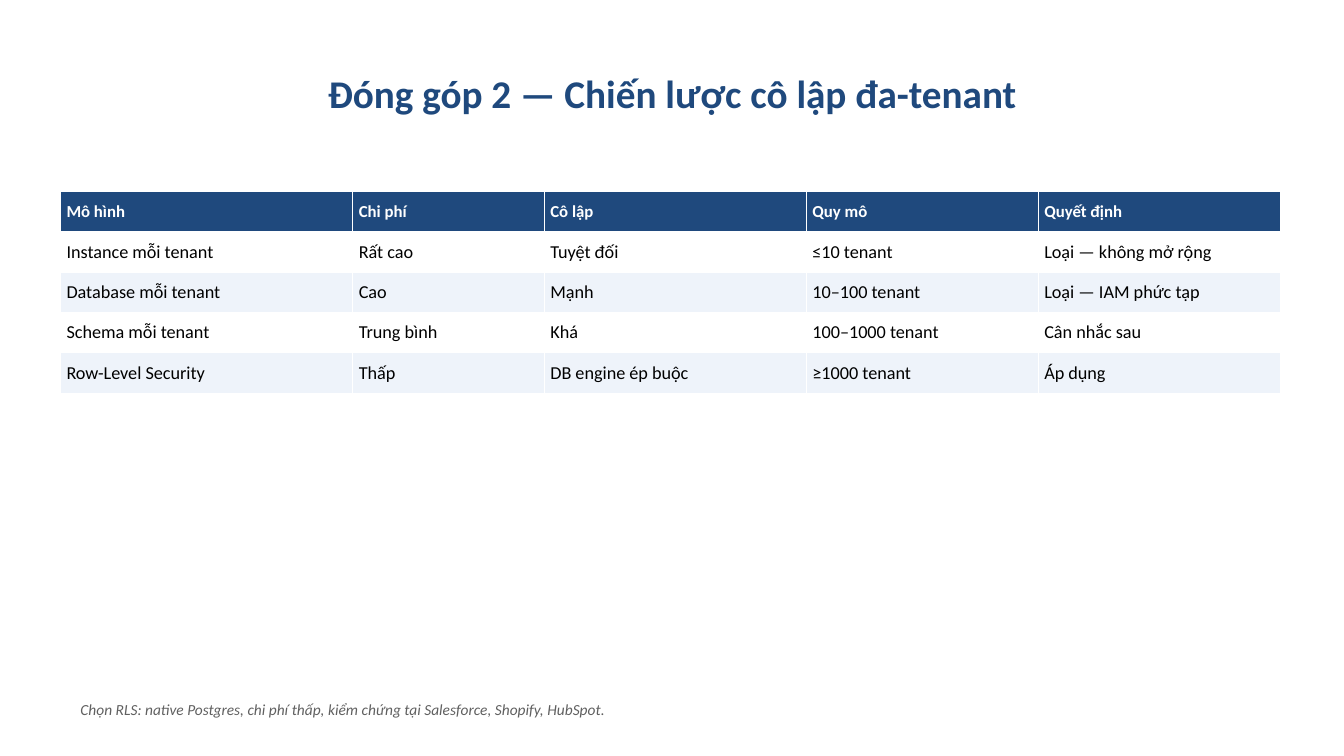
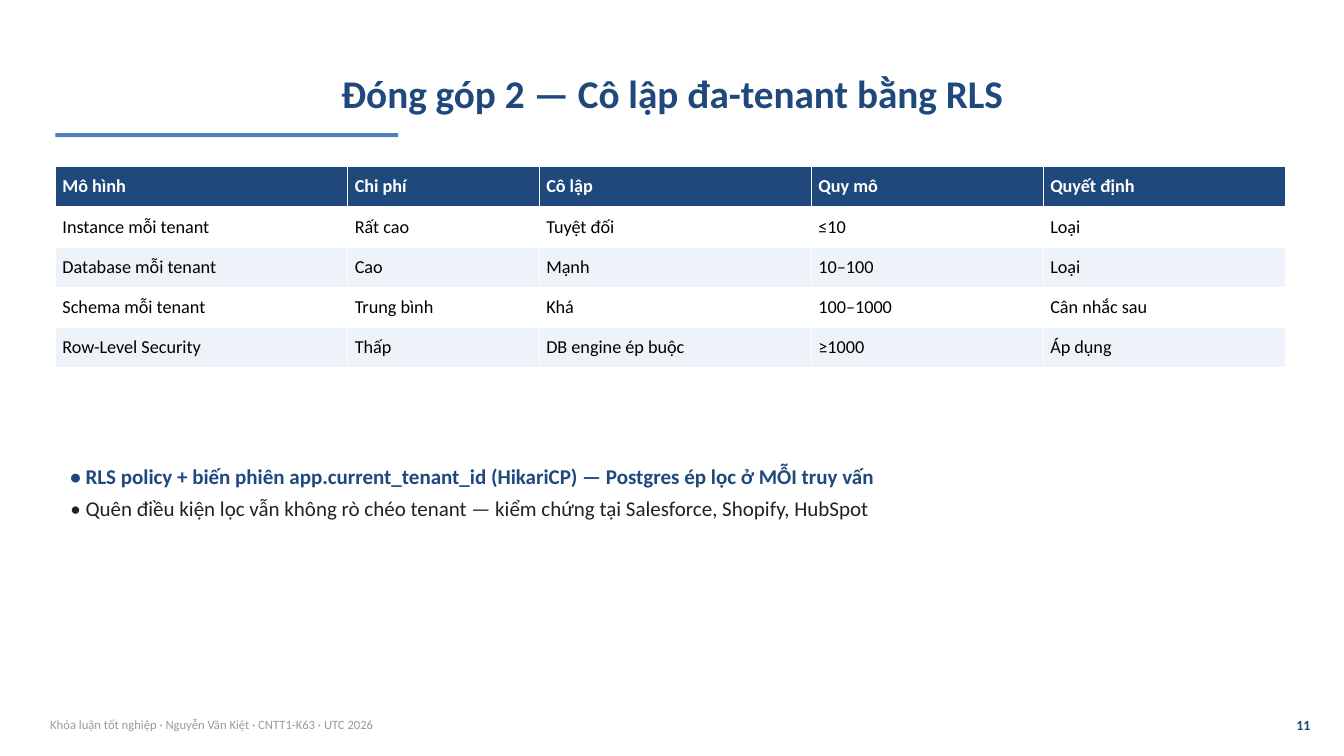
Before and after one commit to VictorAurelius/2026-Kite-Class-Platform, a slide deck: slide 11 of documents/08-thesis/defense/KiteHub-baove-khoaluan-20slide.pptx (slide 9 before the commit). Drawn at 1344x756 pixels with LibreOffice and Linux fonts; fonts in the diff are those of the drawing. Boxes give left, top, right and bottom in pixels: in the first picture for what was removed or moved away, otherwise in the second. Text is boxed around its words. In the diff, an @@ line names an element or a change of style, - is before the commit and + after.

```diff
--- a/documents/08-thesis/defense/KiteHub-baove-khoaluan-20slide.pptx
+++ b/documents/08-thesis/defense/KiteHub-baove-khoaluan-20slide.pptx
@@ title at [341, 76, 1003, 115]: text changed @@
-Đóng góp 2 — Chiến lược cô lập đa-tenant
+Đóng góp 2 — Cô lập đa-tenant bằng RLS
@@ rectangle added at [55, 133, 398, 137], fill #4F81BD @@
@@ table at [55, 166, 1286, 368] @@
-row 2, column 4: ≤10 tenant
+row 2, column 4: ≤10
-row 2, column 5: Loại — không mở rộng
+row 2, column 5: Loại
-row 3, column 4: 10–100 tenant
+row 3, column 4: 10–100
-row 3, column 5: Loại — IAM phức tạp
+row 3, column 5: Loại
-row 4, column 4: 100–1000 tenant
+row 4, column 4: 100–1000
-row 5, column 4: ≥1000 tenant
+row 5, column 4: ≥1000
@@ size 12 to 13 pt in "Mô hình", "Chi phí", "Cô lập", "Quy mô" and 1 more places @@
@@ table: place and size @@
-table at [60, 192, 1280, 393]
+table at [55, 166, 1286, 368]
@@ text added at [86, 467, 873, 520], 15 pt, text #1F497D, bold @@
+• RLS policy + biến phiên app.current_tenant_id (HikariCP) — Postgres ép lọc ở MỖI truy vấn
+• Quên điều kiện lọc vẫn không rò chéo tenant — kiểm chứng tại Salesforce, Shopify, HubSpot
@@ text added at [50, 719, 374, 731], 9 pt, text #9A9A9A @@
+Khóa luận tốt nghiệp · Nguyễn Văn Kiệt · CNTT1-K63 · UTC 2026
@@ text removed at [80, 703, 604, 718] @@
-Chọn RLS: native Postgres, chi phí thấp, kiểm chứng tại Salesforce, Shopify, HubSpot.
@@ text added at [1296, 721, 1310, 730], 10 pt, text #1F497D, bold @@
+11
```
Also in this commit, not shown: 13 other slides changed, 12 slides added, 12 slides removed, 22 other files.
